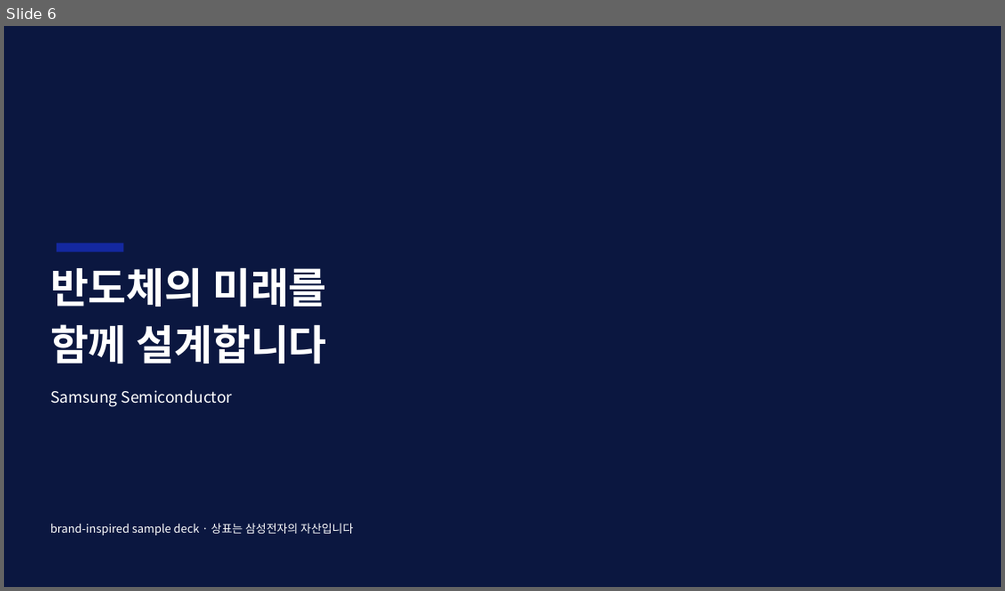
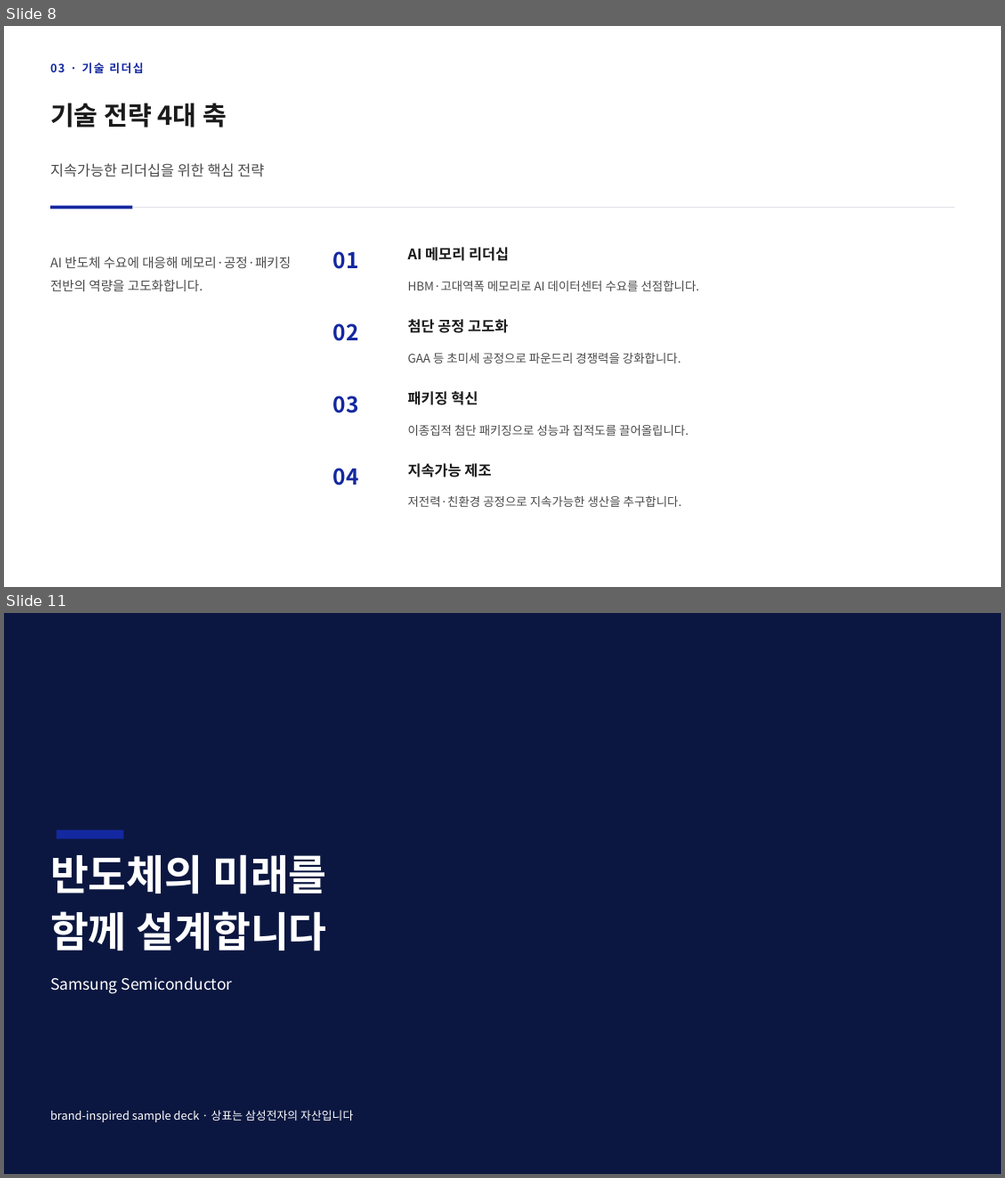
Before and after one commit to sylvanus4/kr-brand-decks, a slide deck: skills/deck-samsung-semi/examples/samsung-semi-6p.pptx. Shown one above the other, each under a label of ours: slide 6 before the commit, slides 8 and 11 after it; the slides between them are not shown. The pictures are 1005x591 and 1005x1178 pixels, drawn with LibreOffice and Linux fonts; fonts in the diff are those of the drawing. Boxes give left, top, right and bottom in pixels: in the first picture for what was removed or moved away, otherwise in the second. Text is boxed around its words. In the diff, an @@ line names an element or a change of style, - is before the commit and + after.

```diff
--- a/skills/deck-samsung-semi/examples/samsung-semi-6p.pptx
+++ b/skills/deck-samsung-semi/examples/samsung-semi-6p.pptx
@@ slide 8 added at (4,26,1001,587), background #FFFFFF @@
@@ text added at (50,62,143,73), 11 pt, text #1428A0, bold @@
+03 · 기술 리더십
@@ text added at (50,103,226,127), 25 pt, text #1A1A1A, bold @@
+기술 전략 4대 축
@@ text added at (50,163,264,177), 14 pt, text #4A4A4A @@
+지속가능한 리더십을 위한 핵심 전략
@@ rectangle added at (50,206,133,208), fill #1428A0 @@
@@ rectangle added at (133,207,955,208), fill #E1E3E8 @@
@@ text added at (50,257,291,291), 12.5 pt, text #4A4A4A @@
+AI 반도체 수요에 대응해 메모리·공정·패키징 전반의 역량을 고도화합니다.
@@ text added at (333,251,359,269), 21 pt, text #1428A0, bold @@
+01
@@ text added at (408,247,509,261), 14 pt, text #1A1A1A, bold @@
+AI 메모리 리더십
@@ text added at (408,281,700,291), 11.5 pt, text #4A4A4A @@
+HBM·고대역폭 메모리로 AI 데이터센터 수요를 선점합니다.
@@ text added at (408,319,508,333), 14 pt, text #1A1A1A, bold @@
+첨단 공정 고도화
@@ text added at (333,323,359,341), 21 pt, text #1428A0, bold @@
+02
@@ text added at (408,353,681,363), 11.5 pt, text #4A4A4A @@
+GAA 등 초미세 공정으로 파운드리 경쟁력을 강화합니다.
@@ text added at (333,395,359,413), 21 pt, text #1428A0, bold @@
+03
@@ text added at (408,391,477,405), 14 pt, text #1A1A1A, bold @@
+패키징 혁신
@@ text added at (408,425,688,435), 11.5 pt, text #4A4A4A @@
+이종집적 첨단 패키징으로 성능과 집적도를 끌어올립니다.
@@ text added at (333,467,359,485), 21 pt, text #1428A0, bold @@
+04
@@ text added at (408,463,491,477), 14 pt, text #1A1A1A, bold @@
+지속가능 제조
@@ text added at (408,496,682,507), 11.5 pt, text #4A4A4A @@
+저전력·친환경 공정으로 지속가능한 생산을 추구합니다.
@@ what was slide 6 is now slide 11 @@
```
Also in this commit, not shown: 4 slides changed, 4 other slides added, 14 other files.
